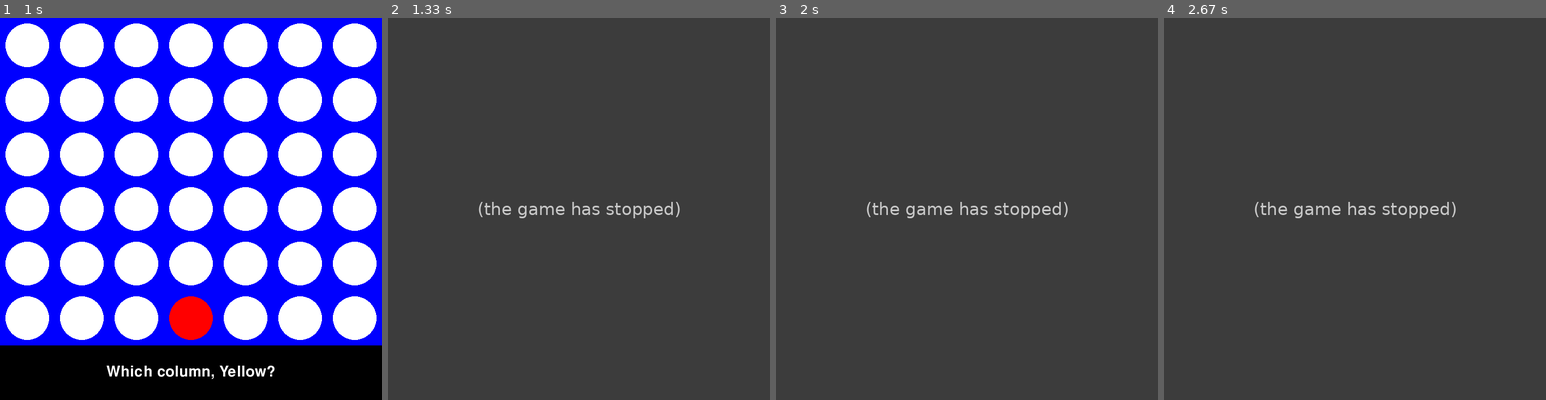
Above: before the commit, frames 1-4 (left to right).
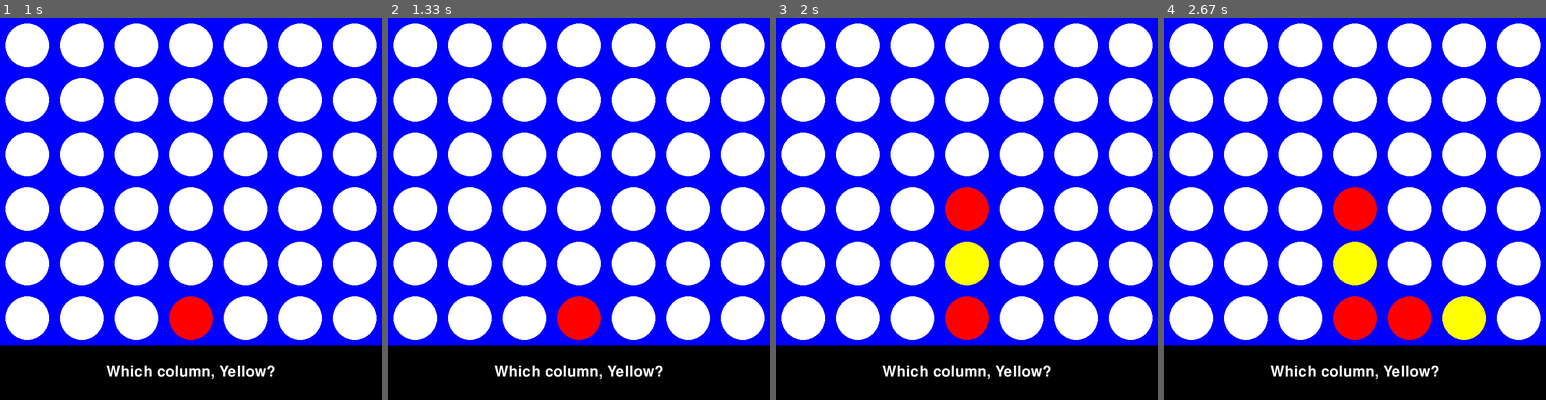
Above: after the commit, the same moments.

Repository: joncoop/connect-four-python
Game: pygame game, started from game2.py
Same seed, same stepped clock (60 frames per second), same inputs: the game is played once before the commit and once after it.
Inputs (mouse positions are in pixels of both pictures, inside the frame that each line leads up to):
- Up to frame 1 (1 s): click (191, 209) at 0.38 s; click (194, 235) at 0.72 s
- Up to frame 2 (1.33 s): click "Which column, Red?" at 1.05 s
- Up to frame 3 (2 s): click (974, 79) at 1.38 s; click (947, 308) at 1.72 s
- Up to frame 4 (2.67 s): click (1454, 270) at 2.05 s; click (1431, 178) at 2.38 s

Frame 1 is identical in both runs. In frame 2, 100% of the frame differs, in the area x 0-100%, y 0-100%; in frame 3, 100%; in frame 4, 100%.
Error before the commit: UnboundLocalError: cannot access local variable 'column' where it is not associated with a v...; the game stopped at 1.05 s (later frames are placeholders)

Commit message:
More validation in functions

Diff:
--- a/functions.py
+++ b/functions.py
@@ -14,8 +14,16 @@
     return board
 
 
+def row_is_valid(board, row):
+    return 0 <= row < len(board)
+
+
+def column_is_valid(board, column):
+    return 0 <= column < len(board[0])
+
+
 def location_is_valid(board, row, column):
-    return 0 <= row < len(board) and 0 <= column < len(board[0])
+    return row_is_valid(board, row) and column_is_valid(board, column)
 
 
 def location_empty(board, row, column):
@@ -26,9 +34,13 @@
     if location_is_valid(board, row, column):
         board[row][column] = disc
 
+        return True
+
+    return False
+
 
 def column_available(board, column):
-    return location_empty(board, 0, column)
+    return column_is_valid(board, column) and location_empty(board, 0, column)
 
 
 def drop_disc(board, column, disc):
--- a/game.py
+++ b/game.py
@@ -81,7 +81,7 @@
         if column.isdigit():
             column = int(column) - 1
 
-            if 0 <= column < len(board[0]) and functions.column_available(board, column):
+            if functions.column_available(board, column):
                 return column
 
         print('Invalid selection.')
--- a/game2.py
+++ b/game2.py
@@ -127,34 +127,34 @@
             self.scene = Config.PLAYING
 
     def get_drop_column(self, event):
-        if event.type == pygame.MOUSEBUTTONDOWN:
-            x, y = pygame.mouse.get_pos()
-
-            if y < Config.SCREEN_HEIGHT - 100: # out of status area
-                column = x // 100
+        x, y = pygame.mouse.get_pos()
+
+        if y < Config.SCREEN_HEIGHT - 100: # out of status area
+            column = x // 100 # 100 is column width
 
             if functions.column_available(self.board, column):
                 return column
 
-        return None
+        return -1
 
     def handle_playing_scene(self, event):
-        column = self.get_drop_column(event)
-
-        if column is not None:
-            current_disc = Config.DISCS[self.turn]
-            row = functions.drop_disc(self.board, column, current_disc)
-
-            if functions.check_win(self.board, row, column, self.streak):
-                self.message = f"{current_disc} wins! Play again? (y/n)"
-                self.scene = Config.END
-            elif functions.board_full(self.board):
-                self.message = "It's a tie. Play again? (y/n)"
-                self.scene = Config.END
-            else:
-                self.turn = (self.turn + 1) % 2
-                name = Config.DISCS[self.turn]
-                self.message = f"Which column, {name}?"
+        if event.type == pygame.MOUSEBUTTONDOWN:
+            column = self.get_drop_column(event)
+
+            if column != -1:
+                current_disc = Config.DISCS[self.turn]
+                row = functions.drop_disc(self.board, column, current_disc)
+
+                if functions.check_win(self.board, row, column, self.streak):
+                    self.message = f"{current_disc} wins! Play again? (y/n)"
+                    self.scene = Config.END
+                elif functions.board_full(self.board):
+                    self.message = "It's a tie. Play again? (y/n)"
+                    self.scene = Config.END
+                else:
+                    self.turn = (self.turn + 1) % 2
+                    name = Config.DISCS[self.turn]
+                    self.message = f"Which column, {name}?"
 
     def handle_end_scene(self, event):
         if event.type == pygame.KEYDOWN:
--- a/tests.py
+++ b/tests.py
@@ -13,7 +13,9 @@
     print()
 
     print('Place disc')
-    functions.place_disc(board, 5, 2, 1)
+    print(functions.place_disc(board, 5, 2, 1))
+    print(functions.place_disc(board, 12, 2, 1))
+    print(functions.place_disc(board, 5, -4, 1))
     print_2d_array(board)
     print()
 
